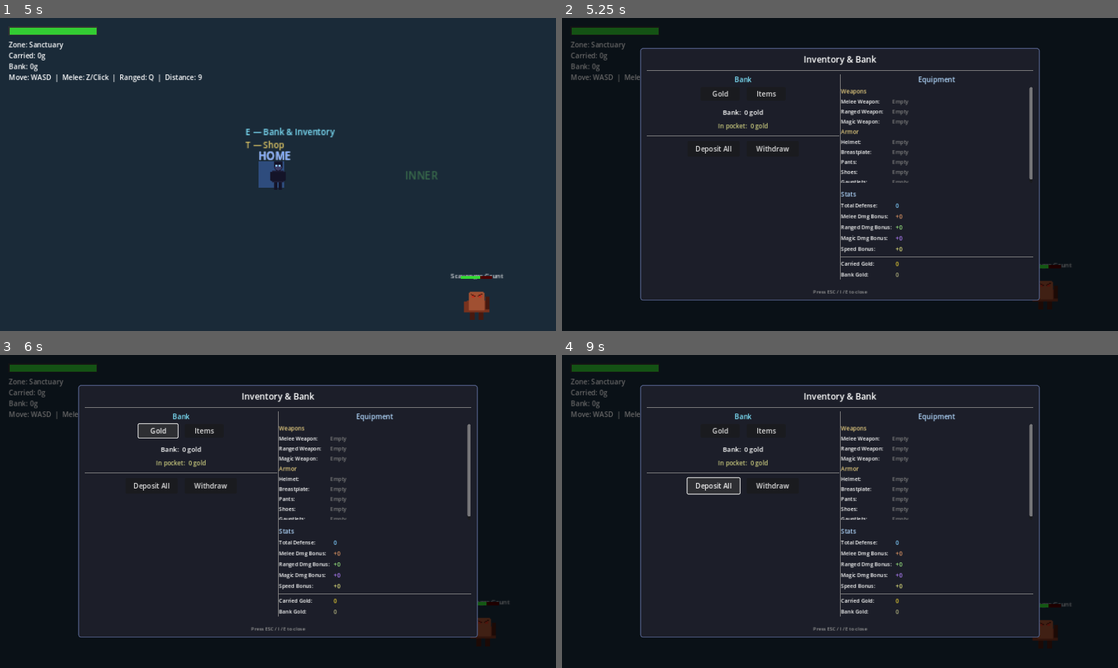
Above: before the commit, frames 1-4 (two rows, left to right).
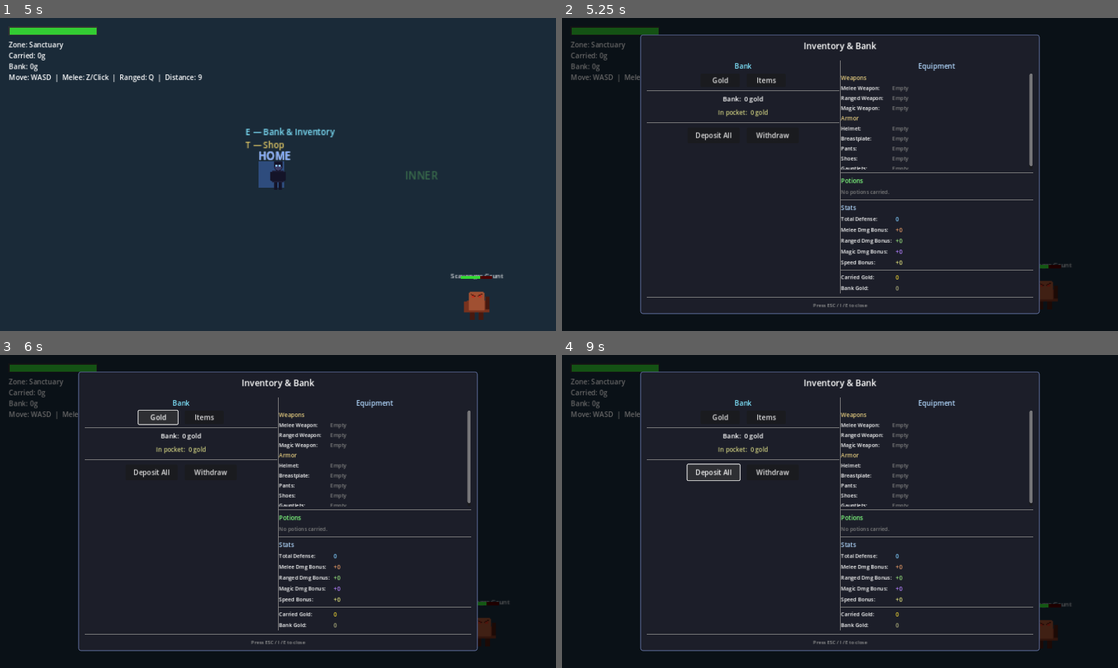
Above: after the commit, the same moments.

Repository: cbradshaw11/game-concept
Game: Godot game, scene res://scenes/world/world_scene.tscn
Same seed, same stepped clock (60 frames per second), same inputs: the game is played once before the commit and once after it.
Inputs:
- Up to frame 1 (5 s): tap Enter at 0.5 s; hold Right (ui_right) 0.53-1.28 s; hold H 0.53-1.28 s; hold Down (ui_down) 1.28-2.03 s; tap Space (attack) at 1.35 s; tap H at 1.55, 3.05, 4.55 s; hold Right (ui_right) 2.03-2.78 s; hold H 2.03-2.78 s; tap R (attack_magic) at 2.1 s; hold Up (ui_up) 2.78-3.53 s; tap Z (attack_melee) at 2.85 s; hold H 3.53-4.28 s; hold Left (ui_left) from 3.53 s (still down); tap Q (attack_ranged) at 3.6 s; tap X (guard) at 4.35 s
- Up to frame 2 (5.25 s): release Left (ui_left) at 5.03 s; hold Down (ui_down) from 5.03 s (still down); hold H from 5.03 s (still down); tap E (interact) at 5.1 s
- Up to frame 3 (6 s): release Down (ui_down) at 5.75 s; release H at 5.75 s; click "Gold" at 5.75 s
- Up to frame 4 (9 s): click "Items" at 6.5 s; tap Space (attack) at 7.25 s; hold Right (ui_right) 7.28-8.03 s; tap H at 7.35, 8.3 s; tap Enter at 8 s; hold Up (ui_up) 8.03-8.75 s; hold I 8.03-8.75 s; click "Deposit All" at 8.75 s

Frame 1 is identical in both runs. In frame 2, 5.8% of the frame differs, in the area x 14-86%, y 5-95%; in frame 3, 5.9%; in frame 4, 6.0%.

Commit message:
feat: potion carry, stacking, use system (H=heal, carried_potions, HUD)
Co-Authored-By: Claude Opus 4.6 (1M context) <noreply@anthropic.com>

Diff:
--- a/game/scenes/hub/combined_menu.gd
+++ b/game/scenes/hub/combined_menu.gd
@@ -10,6 +10,7 @@
 var equip_vbox: VBoxContainer
 var stats_vbox: VBoxContainer
 var slots_vbox: VBoxContainer
+var potions_vbox: VBoxContainer
 var items_vbox: VBoxContainer
 
 # Bank gold sub-panels
@@ -267,6 +268,20 @@
 	slots_vbox.size_flags_horizontal = Control.SIZE_EXPAND_FILL
 	eq_scroll.add_child(slots_vbox)
 
+	# ── Potions section ──
+	var potions_sep := HSeparator.new()
+	equip_vbox.add_child(potions_sep)
+
+	var pot_title := Label.new()
+	pot_title.text = "Potions"
+	pot_title.add_theme_font_size_override("font_size", 14)
+	pot_title.add_theme_color_override("font_color", Color(0.5, 1.0, 0.5))
+	equip_vbox.add_child(pot_title)
+
+	potions_vbox = VBoxContainer.new()
+	potions_vbox.add_theme_constant_override("separation", 4)
+	equip_vbox.add_child(potions_vbox)
+
 	var stats_sep := HSeparator.new()
 	equip_vbox.add_child(stats_sep)
 
@@ -297,6 +312,7 @@
 	_update_bank_visibility()
 	_refresh_gold()
 	_rebuild_slots()
+	_rebuild_potions()
 	_rebuild_stats()
 	if bank_screen == BankScreen.ITEMS:
 		_rebuild_items_list()
@@ -547,6 +563,51 @@
 		var s := slot
 		unequip_btn.pressed.connect(func(): inv.call("unequip_item", s))
 		hbox.add_child(unequip_btn)
+
+func _rebuild_potions() -> void:
+	for child in potions_vbox.get_children():
+		child.queue_free()
+
+	var inv: Node = get_node_or_null("/root/InventorySystem")
+	if inv == null:
+		return
+	var potions: Array = inv.get_all_potions()
+	if potions.size() == 0:
+		var empty_lbl := Label.new()
+		empty_lbl.text = "No potions carried."
+		empty_lbl.add_theme_font_size_override("font_size", 12)
+		empty_lbl.add_theme_color_override("font_color", Color(0.5, 0.5, 0.5))
+		potions_vbox.add_child(empty_lbl)
+		return
+
+	for stack in potions:
+		var item: Dictionary = stack["item"]
+		var count: int = stack["count"]
+		var pid: String = stack["id"]
+
+		var hbox := HBoxContainer.new()
+		hbox.add_theme_constant_override("separation", 8)
+		potions_vbox.add_child(hbox)
+
+		var name_lbl := Label.new()
+		name_lbl.text = "%s x%d" % [item.get("name", "???"), count]
+		name_lbl.add_theme_font_size_override("font_size", 12)
+		name_lbl.custom_minimum_size = Vector2(170, 0)
+		hbox.add_child(name_lbl)
+
+		var effect_lbl := Label.new()
+		effect_lbl.text = _get_stat_summary(item)
+		effect_lbl.add_theme_font_size_override("font_size", 11)
+		effect_lbl.add_theme_color_override("font_color", Color(0.6, 0.9, 0.6))
+		effect_lbl.custom_minimum_size = Vector2(90, 0)
+		hbox.add_child(effect_lbl)
+
+		var use_btn := Button.new()
+		use_btn.text = "Use"
+		use_btn.custom_minimum_size = Vector2(50, 24)
+		var p := pid
+		use_btn.pressed.connect(func(): inv.use_potion(p))
+		hbox.add_child(use_btn)
 
 func _rebuild_stats() -> void:
 	for child in stats_vbox.get_children():
--- a/game/scenes/world/world_scene.gd
+++ b/game/scenes/world/world_scene.gd
@@ -16,6 +16,10 @@
 var player_max_health := 100.0
 var combined_menu: Node = null
 var item_shop: Node = null
+
+# Potion speed buff
+var potion_speed_bonus: float = 0.0
+var speed_buff_timer: float = 0.0
 
 const HOME_POS := Vector2.ZERO
 
@@ -62,6 +66,8 @@
 	_inv().inventory_dropped.connect(_on_inventory_dropped)
 	_inv().inventory_changed.connect(_update_hud)
 	_inv().bank_changed.connect(_update_hud)
+	_inv().potion_used.connect(_on_potion_used)
+	_setup_potion_hud()
 	_update_hud()
 	target_bg_color = zone_colors["sanctuary"]
 	current_bg_color = target_bg_color
@@ -83,6 +89,8 @@
 	_handle_sanctuary_regen(delta)
 	_handle_spawning(delta)
 	_handle_hub_interaction()
+	_handle_potion_input()
+	_tick_speed_buff(delta)
 	# Update distance as 2D from home
 	var dist: float = player.position.distance_to(HOME_POS)
 	_wm().player_distance = dist
@@ -277,6 +285,7 @@
 		var inv: Node = _inv()
 		if inv:
 			effective_speed += float(inv.get("speed_bonus"))
+		effective_speed += potion_speed_bonus
 		player.position += norm_dir * effective_speed * delta
 		_last_move_dir = norm_dir
 
@@ -571,6 +580,104 @@
 		home_lbl.add_theme_color_override("font_color", Color(0.4, 0.6, 1.0, 0.9))
 		zone_markers.add_child(home_lbl)
 
+# ── Potion system ──────────────────────────────────────
+
+var _h_was_pressed: bool = false
+var potion_hud_label: Label = null
+
+func _setup_potion_hud() -> void:
+	potion_hud_label = Label.new()
+	potion_hud_label.add_theme_font_size_override("font_size", 12)
+	potion_hud_label.add_theme_color_override("font_color", Color(0.7, 0.9, 0.7))
+	potion_hud_label.anchor_left = 0.0
+	potion_hud_label.anchor_top = 1.0
+	potion_hud_label.anchor_right = 1.0
+	potion_hud_label.anchor_bottom = 1.0
+	potion_hud_label.offset_top = -30.0
+	potion_hud_label.offset_bottom = 0.0
+	potion_hud_label.offset_left = 10.0
+	potion_hud_label.horizontal_alignment = HORIZONTAL_ALIGNMENT_LEFT
+	hud_layer.add_child(potion_hud_label)
+
+func _update_potion_hud() -> void:
+	if potion_hud_label == null:
+		return
+	var inv: Node = _inv()
+	if inv == null:
+		potion_hud_label.text = ""
+		return
+	var potions: Array = inv.get_all_potions()
+	if potions.size() == 0:
+		potion_hud_label.text = ""
+		return
+	var parts: Array = []
+	for stack in potions:
+		var short_name: String = _potion_short_name(stack["item"])
+		parts.append("[%s x%d]" % [short_name, stack["count"]])
+	potion_hud_label.text = "H=Heal  |  Potions: %s" % " ".join(parts)
+
+func _potion_short_name(item: Dictionary) -> String:
+	var n: String = item.get("name", "?")
+	if n.begins_with("Small"):
+		return "Heal S"
+	if n.begins_with("Large"):
+		return "Heal L"
+	if n.find("Speed") >= 0:
+		return "Speed"
+	return n.substr(0, 8)
+
+func _handle_potion_input() -> void:
+	if _is_menu_open():
+		return
+	var h_now: bool = Input.is_key_pressed(KEY_H)
+	if h_now and not _h_was_pressed:
+		_use_healing_potion()
+	_h_was_pressed = h_now
+
+func _use_healing_potion() -> void:
+	var inv: Node = _inv()
+	if inv == null:
+		return
+	# Prefer small heal first, then large
+	for pid in ["potion_heal_small", "potion_heal_large"]:
+		if inv.get_potion_stack(pid).size() > 0:
+			inv.use_potion(pid)
+			return
+
+func _on_potion_used(potion_id: String, item: Dictionary) -> void:
+	if item.has("heal_amount"):
+		var heal: float = float(item.get("heal_amount"))
+		player_health = minf(player_health + heal, player_max_health)
+	if item.has("speed_bonus") and item.has("duration"):
+		potion_speed_bonus = float(item.get("speed_bonus"))
+		speed_buff_timer = float(item.get("duration"))
+	# Floating label
+	var msg: String = "Used %s" % item.get("name", "Potion")
+	if item.has("heal_amount"):
+		msg += " +%d HP" % int(item.get("heal_amount"))
+	_show_potion_toast(msg)
+
+func _tick_speed_buff(delta: float) -> void:
+	if speed_buff_timer > 0.0:
+		speed_buff_timer -= delta
+		if speed_buff_timer <= 0.0:
+			potion_speed_bonus = 0.0
+			speed_buff_timer = 0.0
+
+func _show_potion_toast(text: String) -> void:
+	var lbl := Label.new()
+	lbl.text = text
+	lbl.add_theme_font_size_override("font_size", 16)
+	lbl.add_theme_color_override("font_color", Color(0.3, 1.0, 0.3))
+	lbl.anchor_left = 0.5
+	lbl.anchor_top = 0.3
+	lbl.offset_left = -100.0
+	lbl.horizontal_alignment = HORIZONTAL_ALIGNMENT_CENTER
+	hud_layer.add_child(lbl)
+	var tw := create_tween()
+	tw.tween_property(lbl, "modulate:a", 0.0, 2.0)
+	tw.tween_callback(lbl.queue_free)
+
 func _update_hud() -> void:
 	if not is_inside_tree():
 		return
@@ -581,3 +688,4 @@
 	gold_label.text = "Carried: %dg" % _inv().carried_gold
 	bank_label.text = "Bank: %dg" % _inv().bank_gold
 	distance_label.text = "Move: WASD  |  Melee: Z/Click  |  Ranged: Q  |  Distance: %d" % int(_wm().player_distance)
+	_update_potion_hud()
--- a/game/scripts/systems/inventory_system.gd
+++ b/game/scripts/systems/inventory_system.gd
@@ -3,11 +3,15 @@
 signal inventory_changed
 signal inventory_dropped(gold: int, items: Array, drop_position: Vector2)
 signal bank_changed
+signal potion_used(potion_id: String, item: Dictionary)
 
 var carried_gold: int = 0
 var carried_items: Array = []
 var bank_gold: int = 0
 var bank_items: Array = []
+
+# Potions: potion_id → { "item": Dictionary, "count": int }
+var carried_potions: Dictionary = {}
 
 # Equipment slots — what the player currently has equipped
 var equipped: Dictionary = {
@@ -115,6 +119,40 @@
 			# gauntlets can have damage_bonus too
 			melee_damage_bonus += dmg
 
+func add_potion(item: Dictionary) -> void:
+	var pid: String = item.get("id", "")
+	if pid == "":
+		return
+	if carried_potions.has(pid):
+		carried_potions[pid]["count"] += 1
+	else:
+		carried_potions[pid] = { "item": item.duplicate(), "count": 1 }
+	inventory_changed.emit()
+
+func use_potion(potion_id: String) -> bool:
+	if not carried_potions.has(potion_id):
+		return false
+	var stack: Dictionary = carried_potions[potion_id]
+	if stack["count"] <= 0:
+		return false
+	stack["count"] -= 1
+	var item: Dictionary = stack["item"]
+	if stack["count"] <= 0:
+		carried_potions.erase(potion_id)
+	potion_used.emit(potion_id, item)
+	inventory_changed.emit()
+	return true
+
+func get_potion_stack(potion_id: String) -> Dictionary:
+	return carried_potions.get(potion_id, {})
+
+func get_all_potions() -> Array:
+	var result: Array = []
+	for pid in carried_potions:
+		var stack: Dictionary = carried_potions[pid]
+		result.append({ "id": pid, "item": stack["item"], "count": stack["count"] })
+	return result
+
 func on_player_death(death_position: Vector2) -> void:
 	# Equipped items are NOT dropped — only carried_items and carried_gold
 	var dropped_gold := carried_gold
